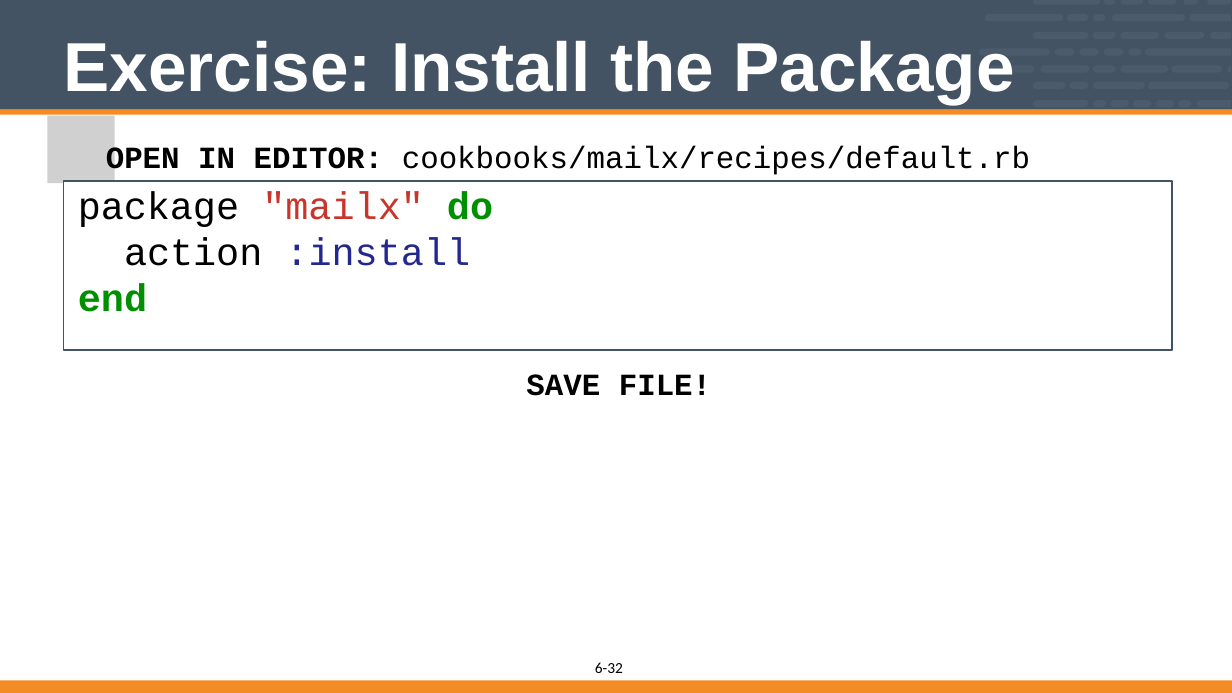
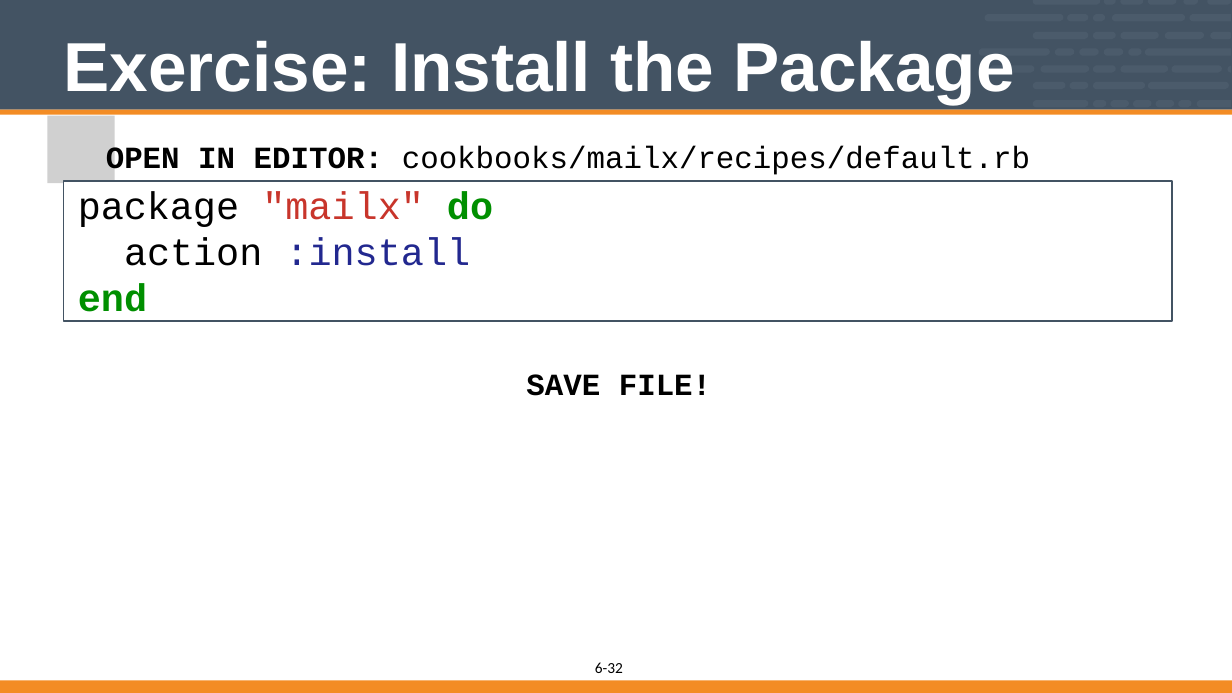
Before and after one commit to vinyar/chef-intermediate, a slide deck: slide 32 of 06-implementing_chef_handlers.pptx. Drawn at 1232x693 pixels with LibreOffice and Linux fonts; fonts in the diff are those of the drawing; grey boxes stand for pictures. Boxes give left, top, right and bottom in pixels: in the first picture for what was removed or moved away, otherwise in the second. Text is boxed around its words. In the diff, an @@ line names an element or a change of style, - is before the commit and + after.

```diff
--- a/06-implementing_chef_handlers.pptx
+++ b/06-implementing_chef_handlers.pptx
@@ rectangle "package "mailx" do": place and size @@
-rectangle "package "mailx" do" at box(64, 181, 1172, 350)
+rectangle "package "mailx" do" at box(64, 181, 1172, 321)
```
Also in this commit, not shown: 7 other slides changed, 1 slide added.
